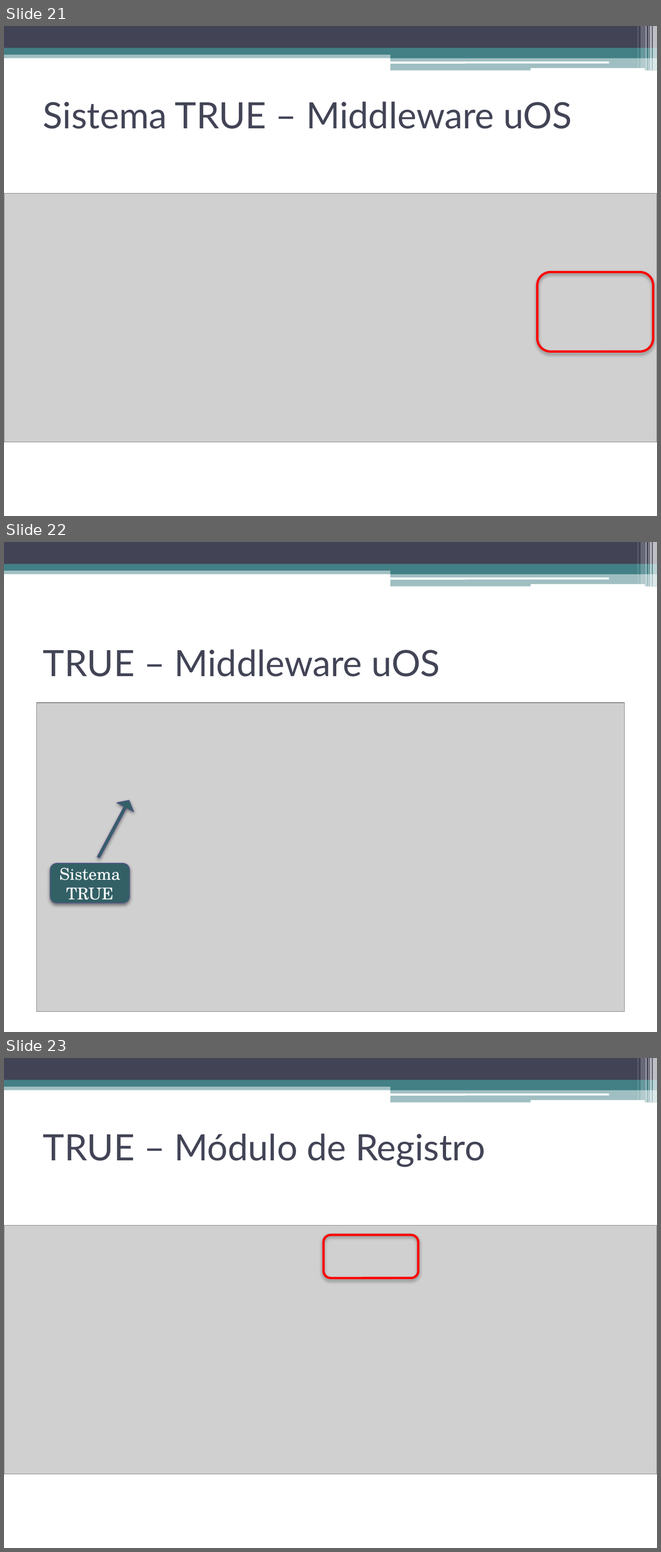
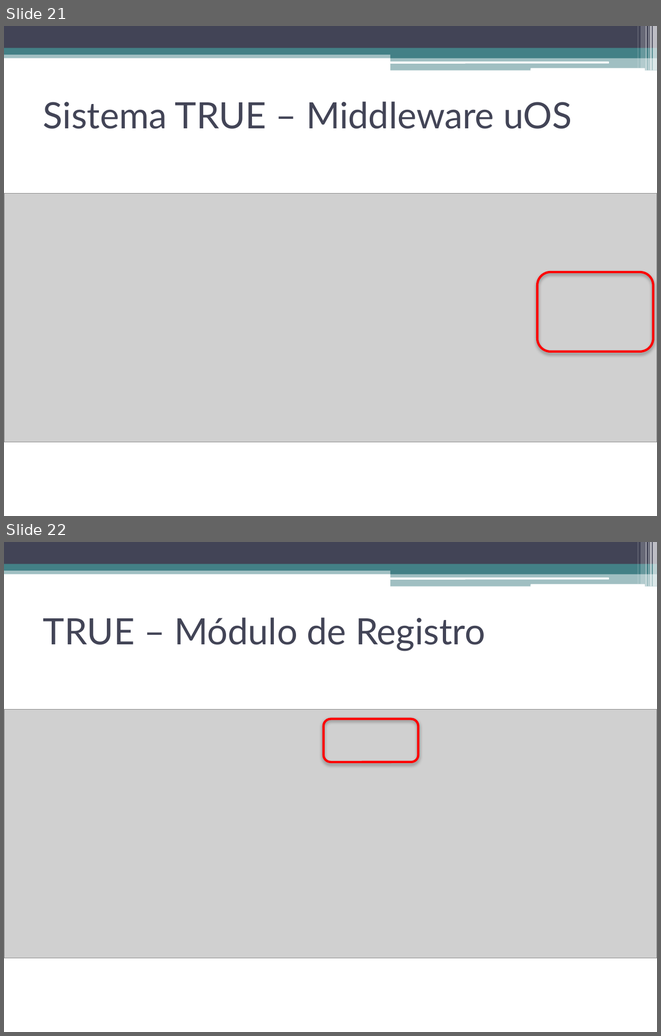
Before and after one commit to talesporto/Artigo-TRUE-SBCUP, a slide deck: apresentacao/ApresentacaoSBCUP.pptx. Shown one above the other, each under a label of ours: slides 21, 22 and 23 before the commit, slides 21 and 22 after it. The pictures are 661x1552 and 661x1036 pixels, drawn with LibreOffice and Linux fonts; fonts in the diff are those of the drawing; grey boxes stand for pictures. Boxes give left, top, right and bottom in pixels: in the first picture for what was removed or moved away, otherwise in the second. Text is boxed around its words. In the diff, an @@ line names an element or a change of style, - is before the commit and + after.

Commit message:
Aporesentação: Trabalhos correlatos e Sistema True.

```diff
--- a/apresentacao/ApresentacaoSBCUP.pptx
+++ b/apresentacao/ApresentacaoSBCUP.pptx
@@ slide 22 removed at <box>4,542,657,1032</box>, background #FFFFFF; not listed: 13 template elements that a slide beside it also shows @@
@@ title removed at <box>43,649,440,677</box> @@
-TRUE – Middleware uOS
@@ picture removed at <box>37,703,624,1012</box> @@
@@ right arrow removed at <box>90,795,138,862</box> @@
@@ rounded rectangle removed at <box>50,863,130,903</box> @@
-Sistema TRUE
@@ what was slide 23 is now slide 22 @@
```
Also in this commit, not shown: 4 other slides removed, 1 other file.
